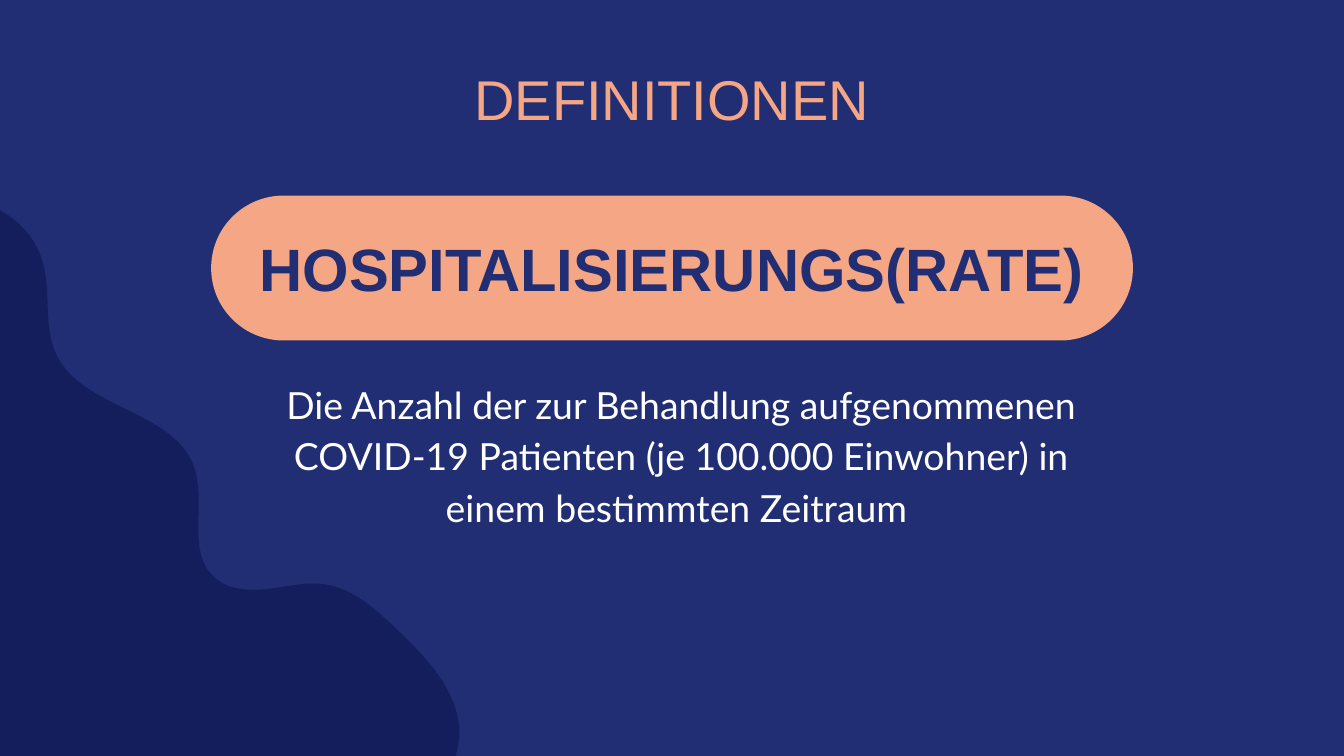
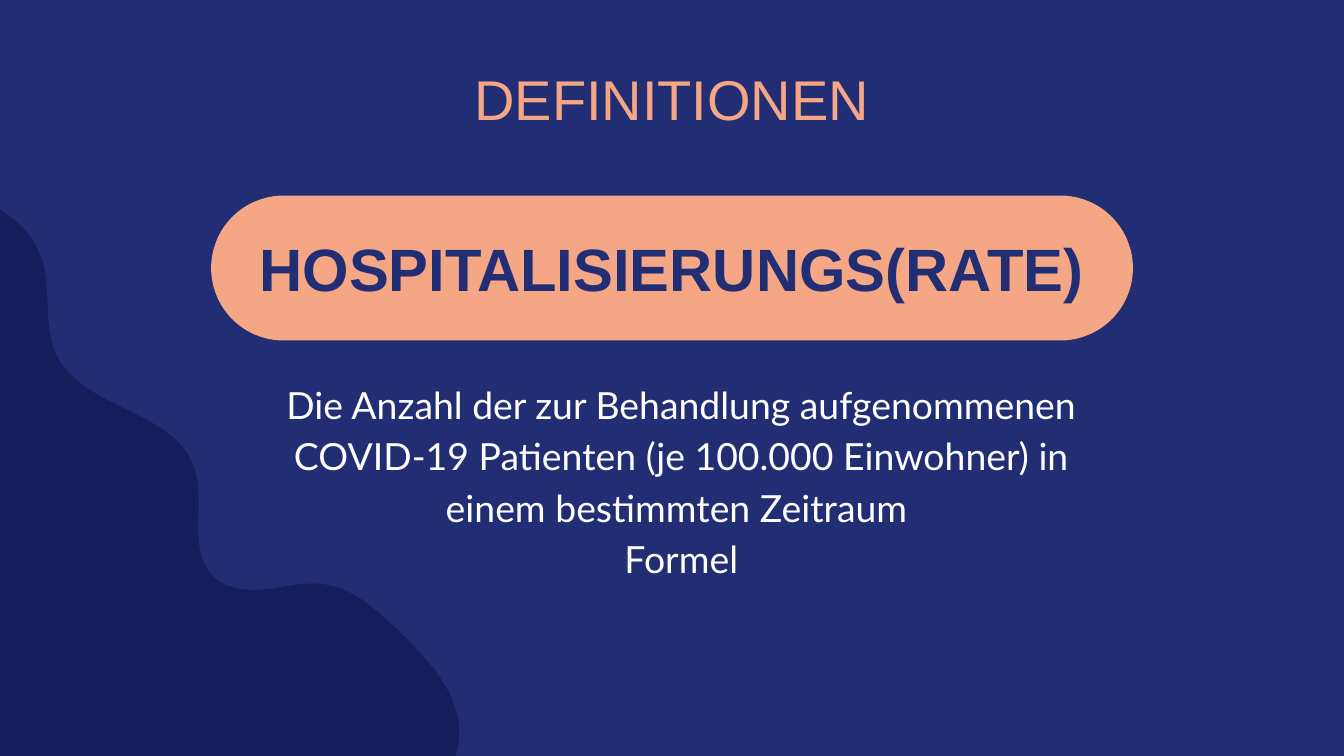
Before and after one commit to amarquard089/Covid19-Hospitalisierungsrate, a slide deck: slide 5 of Praesentation/COVID-19 Hospitalisierungsrate.pptx. Drawn at 1344x756 pixels with LibreOffice and Linux fonts; fonts in the diff are those of the drawing. Boxes give left, top, right and bottom in pixels: in the first picture for what was removed or moved away, otherwise in the second. Text is boxed around its words. In the diff, an @@ line names an element or a change of style, - is before the commit and + after.

```diff
--- a/Praesentation/COVID-19 Hospitalisierungsrate.pptx
+++ b/Praesentation/COVID-19 Hospitalisierungsrate.pptx
@@ text at (624,545,738,574): paragraph added @@
+Formel
```
Also in this commit, not shown: 5 other slides changed, 8 slides added, 5 slides removed, 20 other files.
